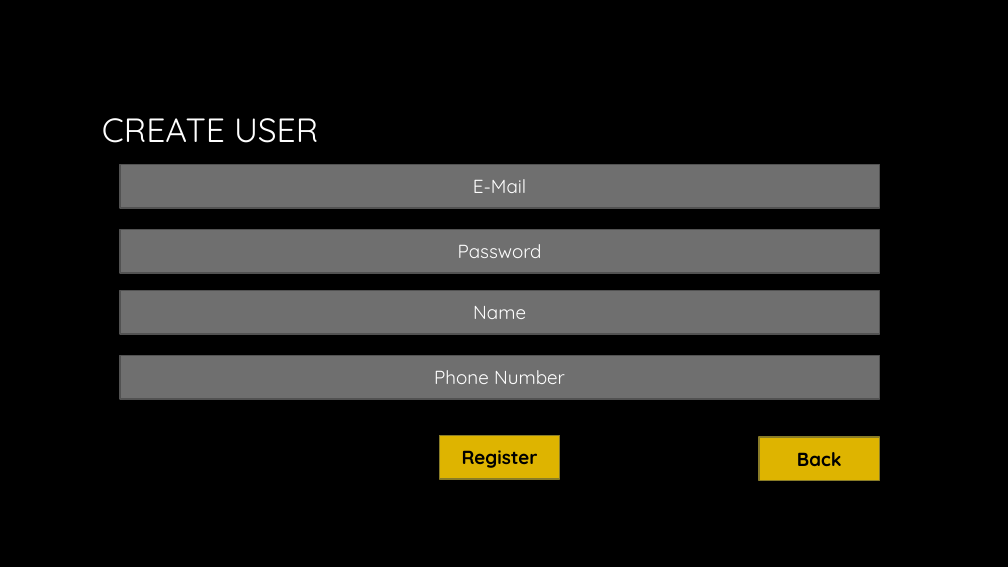
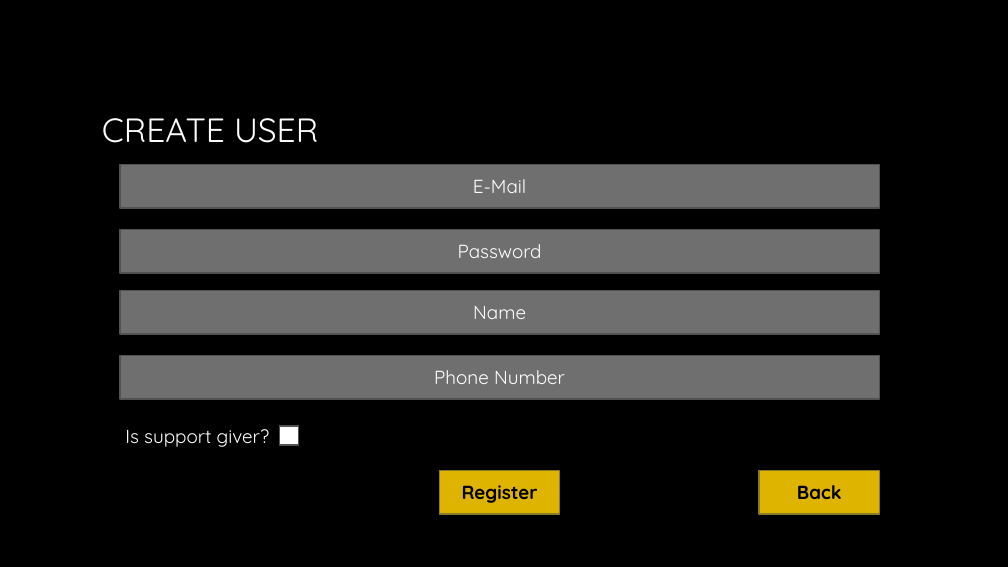
Before and after one commit to SCE-SWE-2018-G3/ticket-management-system, a slide deck: slide 18 of Requirements & Specifications/Prototype.pptx. Drawn at 1008x567 pixels with LibreOffice and Linux fonts; fonts in the diff are those of the drawing; background and template pictures are left out. Boxes give left, top, right and bottom in pixels: in the first picture for what was removed or moved away, otherwise in the second. Text is boxed around its words. In the diff, an @@ line names an element or a change of style, - is before the commit and + after.

```diff
--- a/Requirements & Specifications/Prototype.pptx
+++ b/Requirements & Specifications/Prototype.pptx
@@ text added at [125, 429, 270, 447], 18 pt, text #FFFFFF @@
+Is support giver?
@@ rectangle added at [279, 426, 298, 445], fill #FFFFFF, outline #525252 1.5 pt @@
@@ rectangle "Register": place and size @@
-rectangle "Register" at [439, 436, 560, 479]
+rectangle "Register" at [439, 470, 560, 513]
@@ rectangle "Back": place and size @@
-rectangle "Back" at [759, 437, 879, 480]
+rectangle "Back" at [759, 470, 879, 513]
```
Also in this commit, not shown: 1 other file.
